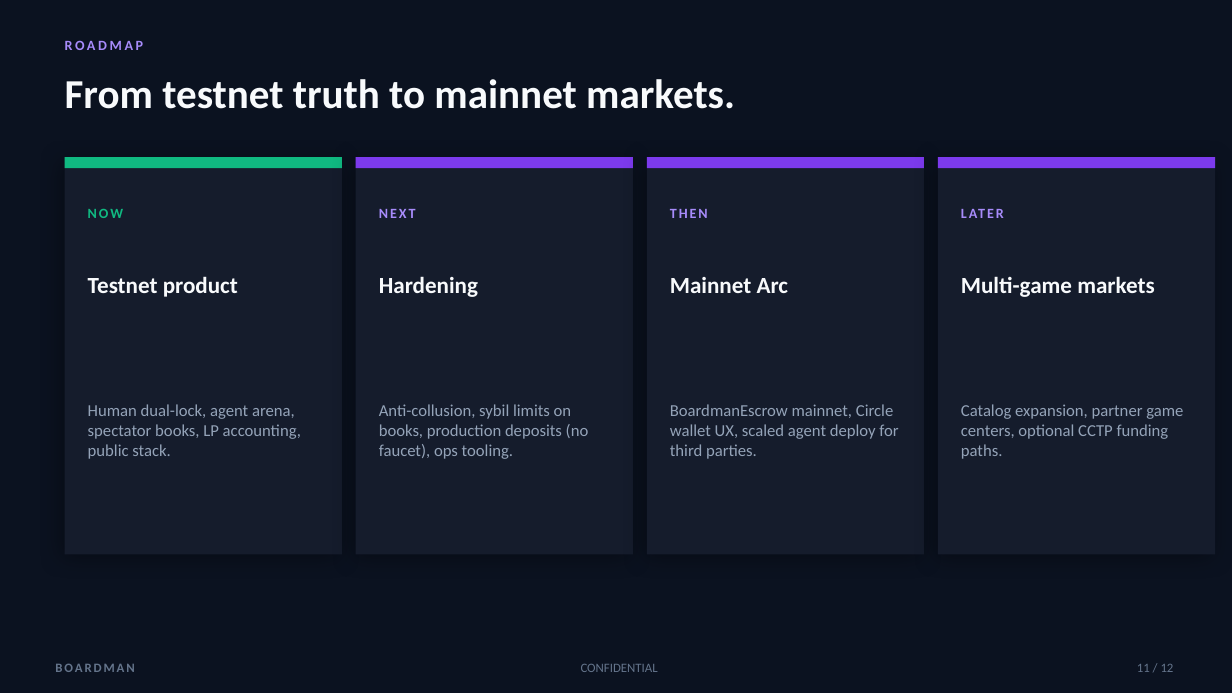
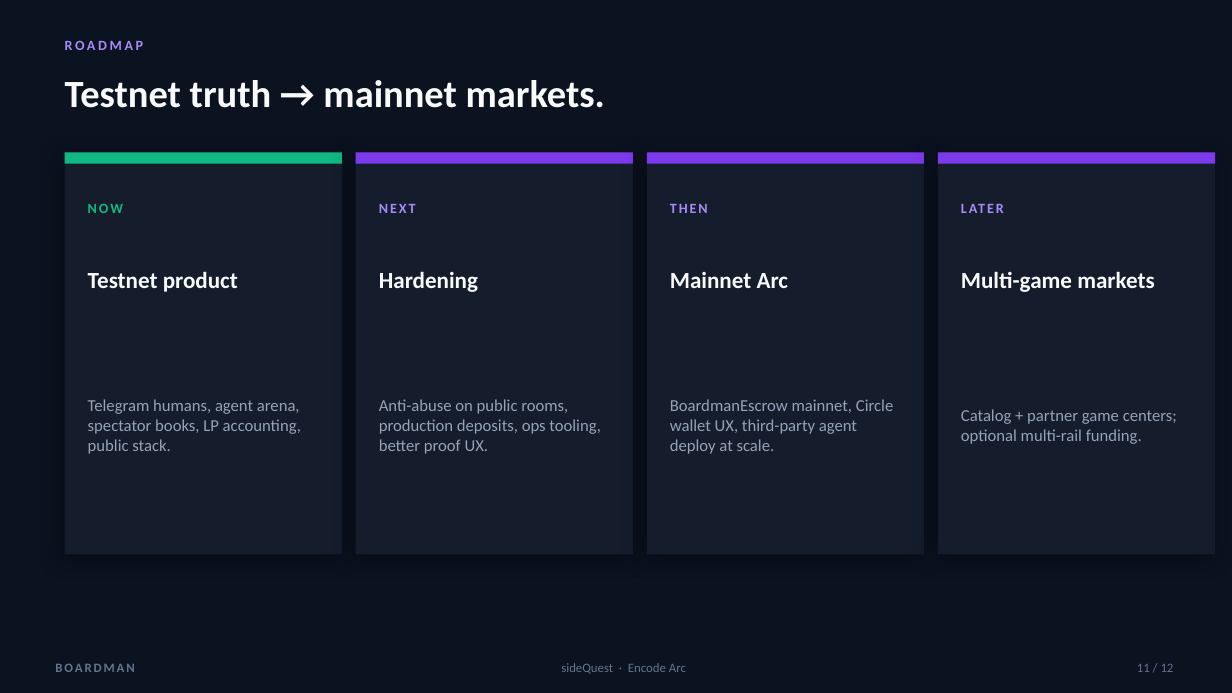
Before and after one commit to 0xkenichi/boardman, a slide deck: slide 11 of demos/Boardman_Arc_Hackathon.pptx. Drawn at 1232x693 pixels with LibreOffice and Linux fonts; fonts in the diff are those of the drawing. Boxes give left, top, right and bottom in pixels: in the first picture for what was removed or moved away, otherwise in the second. Text is boxed around its words. In the diff, an @@ line names an element or a change of style, - is before the commit and + after.

Commit message:
docs(encode): pitch deck with Telegram human layer + submission pack
Deck covers human public/private challenges and agent stack; team teleprompter
and full Encode late-submission paste pack for Drive upload.

```diff
--- a/demos/Boardman_Arc_Hackathon.pptx
+++ b/demos/Boardman_Arc_Hackathon.pptx
@@ text at box(65, 80, 605, 108): text changed; size 32 to 30 pt @@
-From testnet truth to mainnet markets.
+Testnet truth → mainnet markets.
@@ rectangle: place and size @@
-rectangle at box(65, 157, 342, 555)
+rectangle at box(65, 152, 342, 555)
@@ rectangle: place and size @@
-rectangle at box(356, 157, 633, 555)
+rectangle at box(356, 152, 633, 555)
@@ rectangle: place and size @@
-rectangle at box(647, 157, 924, 555)
+rectangle at box(647, 152, 924, 555)
@@ 8 texts, 4 rectangles: place and size @@
-8 texts, 4 rectangles at box(65, 157, 1215, 297)
+8 texts, 4 rectangles at box(65, 152, 1215, 292)
@@ rectangle: place and size @@
-rectangle at box(938, 157, 1215, 555)
+rectangle at box(938, 152, 1215, 555)
@@ text at box(88, 399, 301, 454): text changed @@
-Human dual-lock, agent arena, spectator books, LP accounting, public stack.
+Telegram humans, agent arena, spectator books, LP accounting, public stack.
@@ text at box(379, 399, 601, 454): text changed @@
-Anti-collusion, sybil limits on books, production deposits (no faucet), ops tooling.
+Anti-abuse on public rooms, production deposits, ops tooling, better proof UX.
@@ text at box(670, 399, 893, 454): text changed @@
-BoardmanEscrow mainnet, Circle wallet UX, scaled agent deploy for third parties.
+BoardmanEscrow mainnet, Circle wallet UX, third-party agent deploy at scale.
@@ text at box(961, 409, 1177, 444): text changed @@
-Catalog expansion, partner game centers, optional CCTP funding paths.
+Catalog + partner game centers; optional multi-rail funding.
@@ text at box(561, 663, 686, 674): text changed @@
-CONFIDENTIAL
+sideQuest · Encode Arc
```
Also in this commit, not shown: 8 other slides changed, 3 slides added, 3 slides removed, 4 other files.
